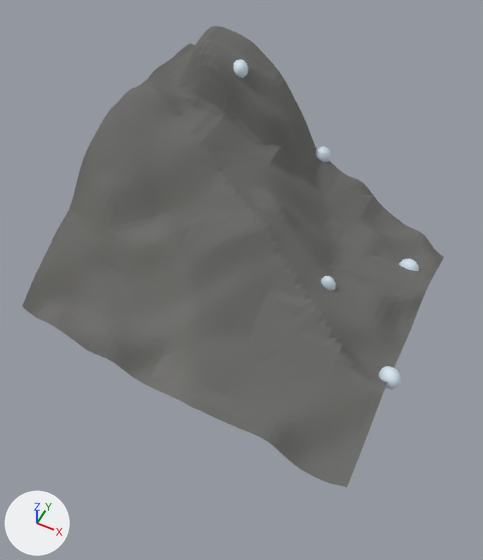
Renders of the glTF model eloria-assets/maps/continent-v2/whitepeak/client/chunks/13_11/world.glb from each side of a commit.
Before and after are seen from a 50 mm camera at (383.1, -237.1, 198.4) aimed at (327.1, -125.0, 58.4). Lighting does not change. The marker at lower left points along +X, +Y and +Z. The first picture is the older version. Where no turn or scale is listed for an object, it has been applied to the vertices. Vertices at exactly the same position are counted once.

The scene before the commit, as lines of its bpy script (objects in view):
```python
ob_authoredground_whitepeakbase_whitepeak_13_11 = bpy.data.objects.new('AuthoredGround_whitepeakBase_whitepeak_13_11', me_authoredground_whitepeakbase_whitepeak_13_11)
ob_authoredground_whitepeakbase_whitepeak_13_11.location = (-1351.0, 5621.0, 0.0)
ob_prop_serac_0039_001 = bpy.data.objects.new('Prop_serac_0039.001', me_serac_4)
ob_prop_serac_0039_001.location = (349.4, -116.0, 58.1)
ob_prop_serac_0076 = bpy.data.objects.new('Prop_serac_0076', None)
ob_prop_serac_0076.parent = ob_authored_lf_biomes_outcrop_0007_0_b7598deeb9c9_whitepeak_0002
ob_prop_serac_0076.location = (0.0, 0.0, 0.0)
ob_prop_serac_0076_003 = bpy.data.objects.new('Prop_serac_0076.003', me_serac_2)
ob_prop_serac_0076_003.parent = ob_prop_serac_0076_002
ob_prop_serac_0076_003.location = (0.0, 0.0, 0.0)
ob_prop_serac_0076_005 = bpy.data.objects.new('Prop_serac_0076.005', me_serac_2)
ob_prop_serac_0076_005.parent = ob_prop_serac_0076_004
ob_prop_serac_0076_005.location = (0.0, 0.0, 0.0)
ob_prop_serac_0076_007 = bpy.data.objects.new('Prop_serac_0076.007', me_serac_2)
ob_prop_serac_0076_007.parent = ob_prop_serac_0076_006
ob_prop_serac_0076_007.location = (0.0, 0.0, 0.0)
ob_terrain_whitepeak_13_11 = bpy.data.objects.new('Terrain_whitepeak_13_11', me_terrain_whitepeak_13_11)
ob_terrain_whitepeak_13_11.location = (-1351.0, 5621.0, 0.0)
```
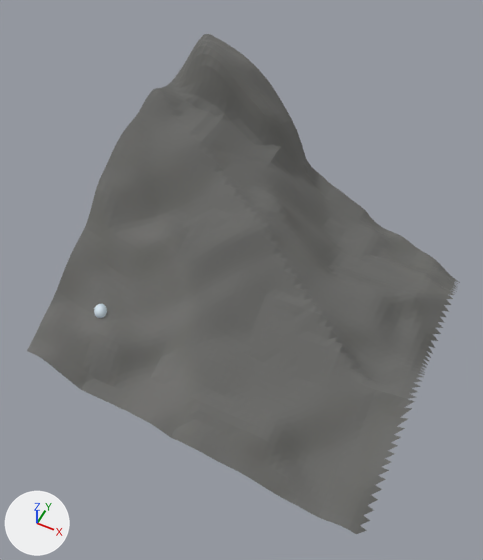
ob_prop_serac_0076 is not drawn itself; it is the parent of ob_prop_serac_0076_001.

Patch to the scene script:
```diff
--- a/eloria-assets/maps/continent-v2/whitepeak/client/chunks/13_11/world.glb.py
+++ b/eloria-assets/maps/continent-v2/whitepeak/client/chunks/13_11/world.glb.py
@@ me_terrain_whitepeak_13_11 @@
 # used by ob_terrain_whitepeak_13_11; location = (-1351.0, 5621.0, 0.0)
-me_terrain_whitepeak_13_11.from_pydata(...)  # 2401 vertices, 4608 faces; spans x 1629.0..1725.0, y -5781.0..-5685.0, z 32.6..99.8
+me_terrain_whitepeak_13_11.from_pydata(...)  # 2401 vertices, 4608 faces; spans x 1635.0..1731.0, y -5789.0..-5693.0, z 32.3..99.8
+# me_terrain_whitepeak_13_11 part 1: 2401 of 2401 vertices moved; they spanned x 1629.0..1725.0, y -5781.0..-5685.0, z 32.6..99.8 and now span x 1635.0..1731.0, y -5789.0..-5693.0, z 32.3..99.8; mean shift (6.0, -8.0, -3.9)
 me_terrain_whitepeak_13_11.materials.append(mat_continental_ground)
@@ me_authoredground_whitepeakbase_whitepeak_13_11 @@
 # used by ob_authoredground_whitepeakbase_whitepeak_13_11; location = (-1351.0, 5621.0, 0.0)
-me_authoredground_whitepeakbase_whitepeak_13_11.from_pydata(...)  # 2401 vertices, 4608 faces; spans x 1629.0..1725.0, y -5781.0..-5685.0, z 32.6..99.8
+me_authoredground_whitepeakbase_whitepeak_13_11.from_pydata(...)  # 2448 vertices, 4608 faces; spans x 1635.0..1733.0, y -5789.0..-5693.0, z 31.3..99.8
+# me_authoredground_whitepeakbase_whitepeak_13_11 part 2: 332 vertices removed from x 1629.0..1725.0, y -5781.0..-5685.0, z 32.6..97.5; 379 vertices added at x 1635.0..1733.0, y -5789.0..-5693.0, z 31.3..54.2
 me_authoredground_whitepeakbase_whitepeak_13_11.materials.append(mat_authored_whitepeakbase)
@@ ob_prop_serac_0039_001 @@
-ob_prop_serac_0039_001 = bpy.data.objects.new('Prop_serac_0039.001', me_serac_4)
-ob_prop_serac_0039_001.location = (349.4, -116.0, 58.1)
@@ ob_prop_serac_0076 @@
 ob_prop_serac_0076 = bpy.data.objects.new('Prop_serac_0076', None)
-ob_prop_serac_0076.parent = ob_authored_lf_biomes_outcrop_0007_0_b7598deeb9c9_whitepeak_0002
+ob_prop_serac_0076.parent = ob_authored_lf_biomes_outcrop_0007_0_b7598deeb9c9_whitepeak_0015
 ob_prop_serac_0076.location = (0.0, 0.0, 0.0)
@@ ob_prop_serac_0076_003 @@
-ob_prop_serac_0076_003 = bpy.data.objects.new('Prop_serac_0076.003', me_serac_2)
-ob_prop_serac_0076_003.parent = ob_prop_serac_0076_002
-ob_prop_serac_0076_003.location = (0.0, 0.0, 0.0)
@@ ob_prop_serac_0076_005 @@
-ob_prop_serac_0076_005 = bpy.data.objects.new('Prop_serac_0076.005', me_serac_2)
-ob_prop_serac_0076_005.parent = ob_prop_serac_0076_004
-ob_prop_serac_0076_005.location = (0.0, 0.0, 0.0)
@@ ob_prop_serac_0076_007 @@
-ob_prop_serac_0076_007 = bpy.data.objects.new('Prop_serac_0076.007', me_serac_2)
-ob_prop_serac_0076_007.parent = ob_prop_serac_0076_006
-ob_prop_serac_0076_007.location = (0.0, 0.0, 0.0)
@@ ob_authored_lf_biomes_outcrop_0007_0_b7598deeb9c9_whitepeak_0015 @@
+ob_authored_lf_biomes_outcrop_0007_0_b7598deeb9c9_whitepeak_0015 = bpy.data.objects.new('Authored_lf_biomes_outcrop_0007_0_b7598deeb9c9_whitepeak_0015', None)
+ob_authored_lf_biomes_outcrop_0007_0_b7598deeb9c9_whitepeak_0015.parent = ob_authored_lf_biomes_outcrop_0005_0_f946733ff492_whitepeak_0014_worldplacement
+ob_authored_lf_biomes_outcrop_0007_0_b7598deeb9c9_whitepeak_0015.location = (296.8, -150.6, 56.02)
+ob_authored_lf_biomes_outcrop_0007_0_b7598deeb9c9_whitepeak_0015.rotation_euler = (0.0, 0.0, -1.12)  # degrees (0, 0, -64)
+ob_authored_lf_biomes_outcrop_0007_0_b7598deeb9c9_whitepeak_0015.scale = (0.929, 0.929, 0.929)
```

Changed parts and their boxes (x1, y1, x2, y2) in the pictures (483 x 560 px; the box of a moved part takes in the faces that stretch with it):
'AuthoredGround_whitepeakBase_whitepeak_13_11', reshaped (8% taller)
    before: (22, 26, 444, 487)
    after: (28, 34, 460, 534)
'Terrain_whitepeak_13_11', reshaped (not visible before)
    after: (27, 60, 254, 481)
'Prop_serac_0076.001', moved
    before: (379, 366, 401, 390)
    after: (94, 304, 107, 318)
'Prop_serac_0076.003', deleted
    before: (234, 59, 248, 78)
'Prop_serac_0076.005', deleted
    before: (316, 146, 331, 162)
'Prop_serac_0076.007', deleted
    before: (399, 258, 419, 271)
'Prop_serac_0039.001', deleted
    before: (321, 276, 336, 290)
part 2 of me_authoredground_whitepeakbase_whitepeak_13_11, moved or reshaped
    before: (22, 26, 444, 320)
    after: (28, 265, 460, 534)
